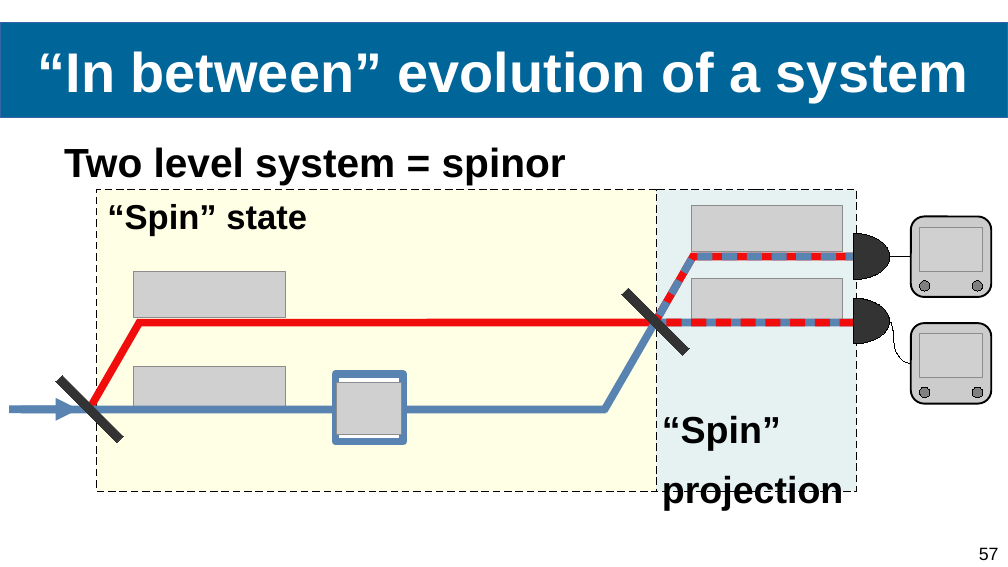
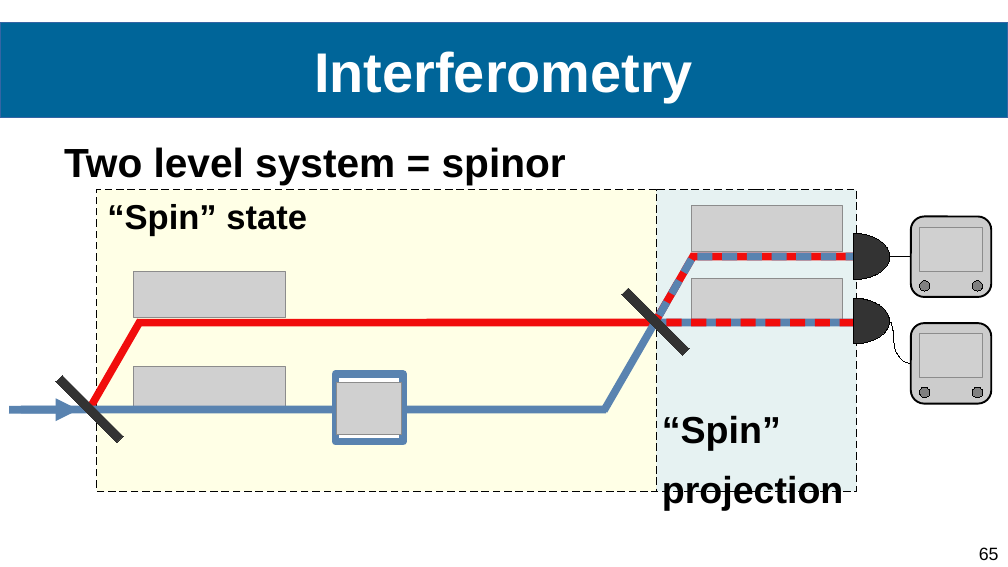
Before and after one commit to Ismaele-vincent/PhD, a slide deck: slide 65 of 2024/Conference abstract/Conference FOMO/Presentation FOMO 2024 ver3.odp (slide 57 before the commit). Drawn at 1008x567 pixels with LibreOffice and Linux fonts; fonts in the diff are those of the drawing; grey boxes stand for pictures; background and template pictures are left out. Boxes give left, top, right and bottom in pixels: in the first picture for what was removed or moved away, otherwise in the second. Text is boxed around its words. In the diff, an @@ line names an element or a change of style, - is before the commit and + after.

```diff
--- a/2024/Conference abstract/Conference FOMO/Presentation FOMO 2024 ver3.odp
+++ b/2024/Conference abstract/Conference FOMO/Presentation FOMO 2024 ver3.odp
@@ title at (314, 51, 693, 102): text changed @@
-“In between” evolution of a system
+Interferometry
@@ page number at (979, 547, 999, 560): text changed @@
-57
+65
```
Also in this commit, not shown: 21 other slides changed, 44 slides added, 3 slides removed, 7 other files.
